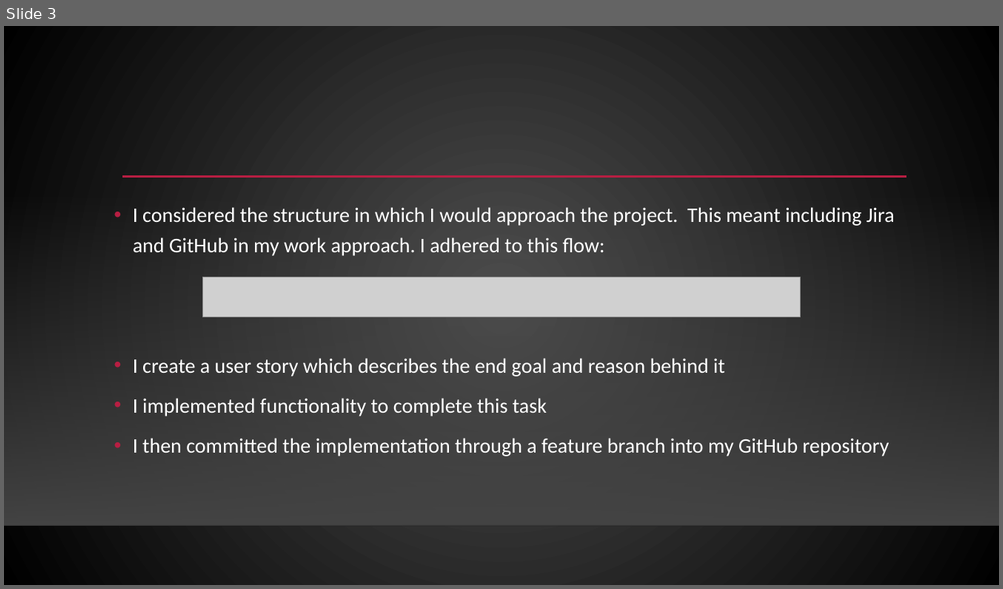
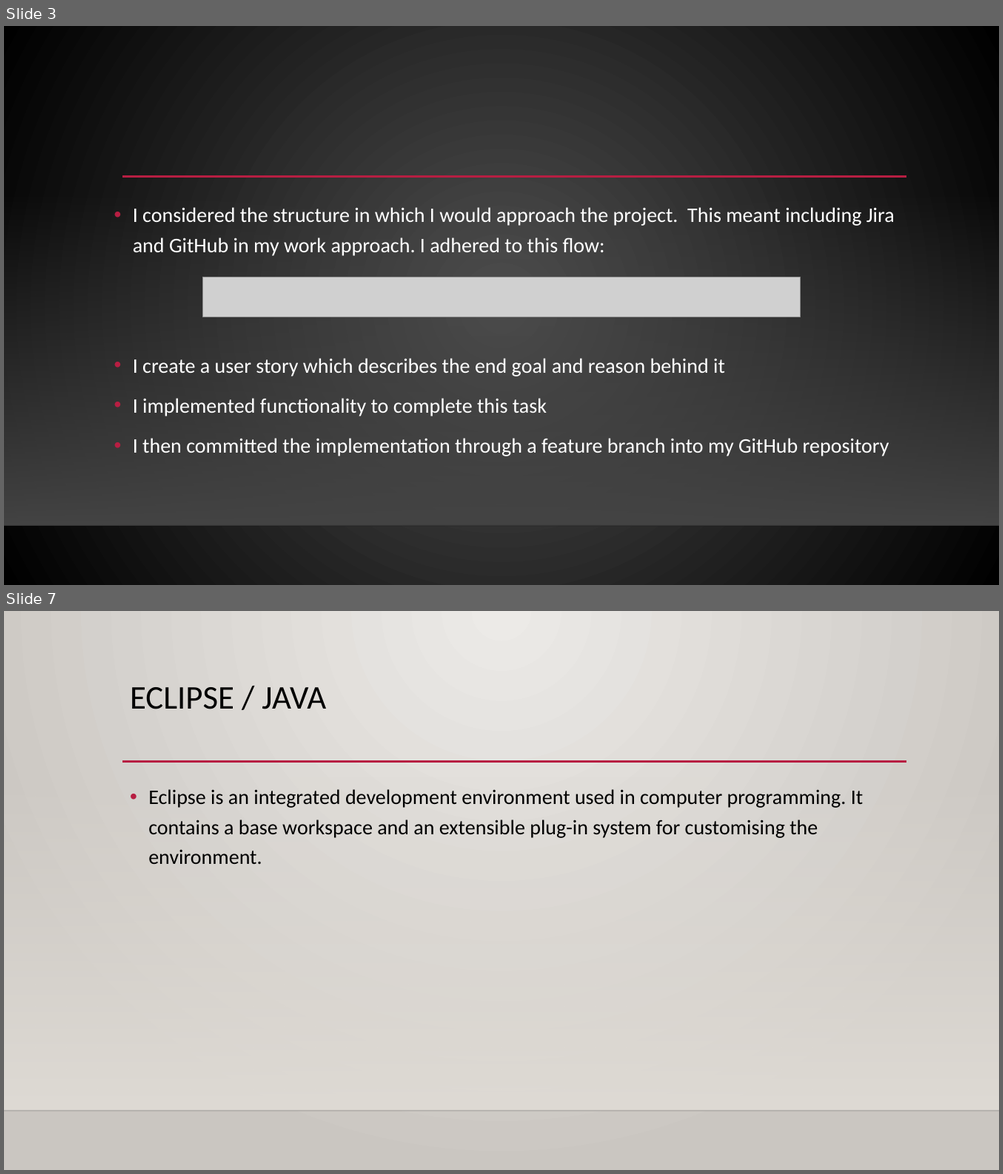
Before and after one commit to CharlesHerriott/IMS-Starter, a slide deck: Project-Documentation/IMS Starter presentation.pptx. Shown one above the other, each under a label of ours: slide 3 before the commit, slides 3 and 7 after it; the slides between them are not shown. The pictures are 1003x589 and 1003x1174 pixels, drawn with LibreOffice and Linux fonts; fonts in the diff are those of the drawing; grey boxes stand for pictures; background and template pictures are left out. Boxes give left, top, right and bottom in pixels: in the first picture for what was removed or moved away, otherwise in the second. Text is boxed around its words. In the diff, an @@ line names an element or a change of style, - is before the commit and + after.

```diff
--- a/Project-Documentation/IMS Starter presentation.pptx
+++ b/Project-Documentation/IMS Starter presentation.pptx
@@ slide 7 added at bbox=[4, 611, 999, 1170], background gradient #ECEAE7 to #CAC7C1; not listed: 2 template elements that a slide beside it also shows @@
@@ title added at bbox=[130, 687, 326, 709], 32 pt, text #000000 @@
+ECLIPSE / JAVA
@@ rectangle added at bbox=[4, 776, 999, 1111], fill gradient #DFDBD5 @@
@@ text added at bbox=[148, 789, 862, 864], 20 pt, text #000000 @@
+• Eclipse is an integrated development environment used in computer programming. It contains a base workspace and an extensible plug-in system for customising the environment.
```
Also in this commit, not shown: 1 slide changed, 15 other slides added, 2 slides removed, 4 other files.
